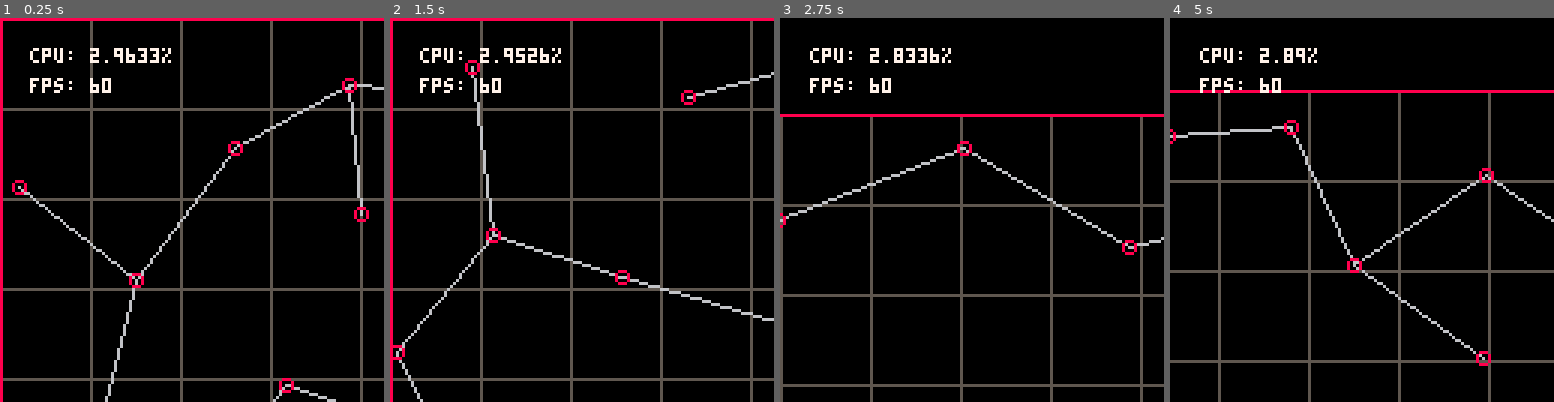
Above: before the commit, frames 1-4 (left to right).
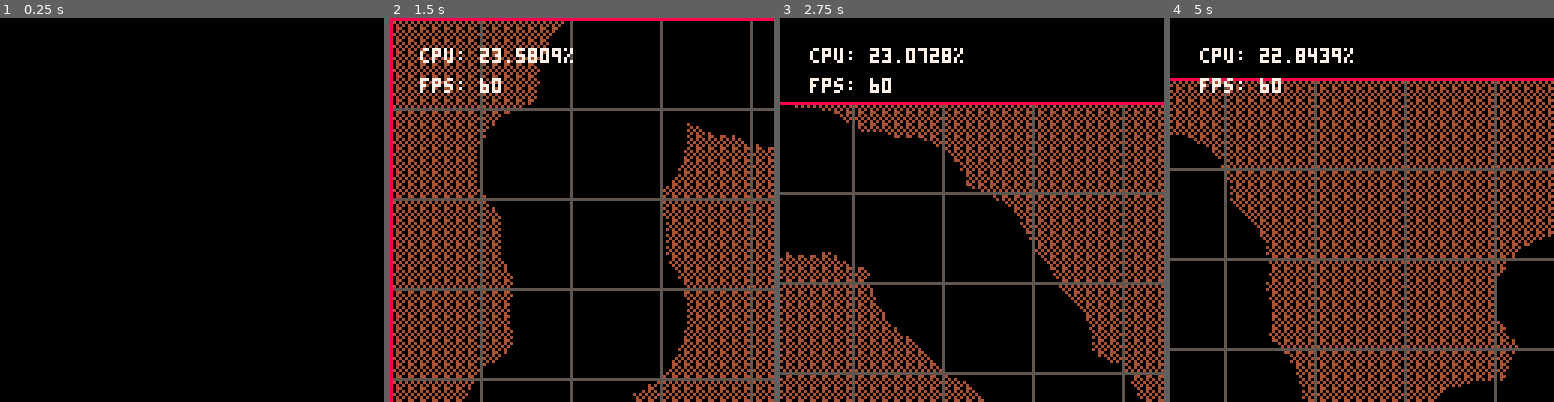
Above: after the commit, the same moments.

Repository: peabnuts123/pico8
Game: PICO-8 cartridge carts/dungeon/dungeon.p8
Two runs of this game, one before a commit and one after it. Both use one fixed random seed, a clock stepped at 60 frames per second and the inputs below.
Inputs:
- Up to frame 1 (0.25 s): no input
- Up to frame 2 (1.5 s): tap X (X key) at 0.33, 1.07 s
- Up to frame 3 (2.75 s): hold Right 1.6-2.1 s; tap X (X key) at 1.85 s; hold Up 2.15-2.42 s; hold Right from 2.47 s (still down)
- Up to frame 4 (5 s): tap X (X key) at 2.97, 4.08 s; release Right at 3.03 s; hold Left 3.08-3.58 s; hold Down 3.63-3.97 s; hold Right 4.02-4.68 s; hold Up from 4.73 s (still down)

The runs differ from the first frame. In frame 1, 10% of the frame differs, in the area x 0-100%, y 0-100%; in frame 2, 23%; in frame 3, 29%; in frame 4, 38%, in the area x 0-100%, y 7-100%.

Commit message:
Use dungeon point data to render caves

Diff:
--- a/carts/dungeon/code.lua
+++ b/carts/dungeon/code.lua
@@ -19,12 +19,16 @@
 }
 
 -- Config
-local area_width = 300
+local area_width = 1000
 local area_height = 300
 local grid_size = 30
 local camera_speed = 2
-local num_points = 25
+local num_points = 50
 local point_dead_zone = 40
+local cave_lerp_interval = 20
+local cave_size = 20
+local cave_max_wander_fluctuation = 10
+local cave_max_size_fluctuation = 10
 
 -- State
 local camera_x = 0
@@ -205,6 +209,32 @@
 
   camera(camera_x, camera_y)
 
+  -- fill area with "dirt"
+  fillp(0x5A5C)
+  rectfill(0, 0, area_width, area_height, COLOR.BROWN)
+  fillp()
+
+  -- carve out "caves"
+  local old_srand = rnd()
+  srand(42)
+  for connection in all(point_connections) do
+    -- manually draw at start / end
+    circfill(connection.a.x, connection.a.y, cave_size, COLOR.BLACK)
+    circfill(connection.b.x, connection.b.y, cave_size, COLOR.BLACK)
+
+    local connection_vector = vec2(connection.b.x - connection.a.x, connection.b.y - connection.a.y)
+    local connection_length = vec2_length(connection_vector)
+    -- draw circles at regular intervals along the connection
+    for i=cave_lerp_interval,connection_length,cave_lerp_interval do
+      local p = vec2(
+        connection.a.x + (connection_vector.x * (i / connection_length)) + rnd(cave_max_wander_fluctuation),
+        connection.a.y + (connection_vector.y * (i / connection_length)) + rnd(cave_max_wander_fluctuation)
+      )
+      circfill(p.x, p.y, cave_size + rnd(cave_max_size_fluctuation), COLOR.BLACK)
+    end
+  end
+  srand(old_srand)
+
   -- draw background grid
   for x=0,area_width,grid_size do
     line(x, 0, x, area_height, COLOR.DARK_GREY)
@@ -212,18 +242,16 @@
   for y=0,area_height,grid_size do
     line(0, y, area_width, y)
   end
-
-  -- draw area outline
   rect(0, 0, area_width, area_height, COLOR.RED)
 
   -- draw point connections
-  for connection in all(point_connections) do
-    line(connection.a.x, connection.a.y, connection.b.x, connection.b.y, COLOR.LIGHT_GREY)
-  end
-  -- draw points
-  for p in all(points) do
-    circ(p.x, p.y, 2, COLOR.RED)
-  end
+  -- for connection in all(point_connections) do
+  --   line(connection.a.x, connection.a.y, connection.b.x, connection.b.y, COLOR.LIGHT_GREY)
+  -- end
+  -- -- draw points
+  -- for p in all(points) do
+  --   circ(p.x, p.y, 2, COLOR.RED)
+  -- end
 
   -- draw ui
   camera() -- unset camera offset
